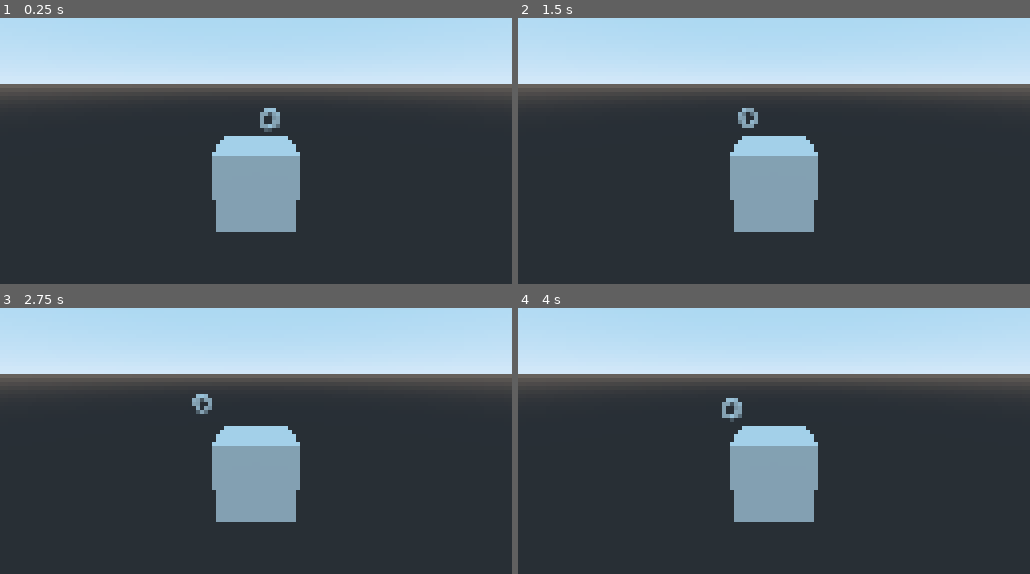
Above: before the commit, frames 1-4 (two rows, left to right).
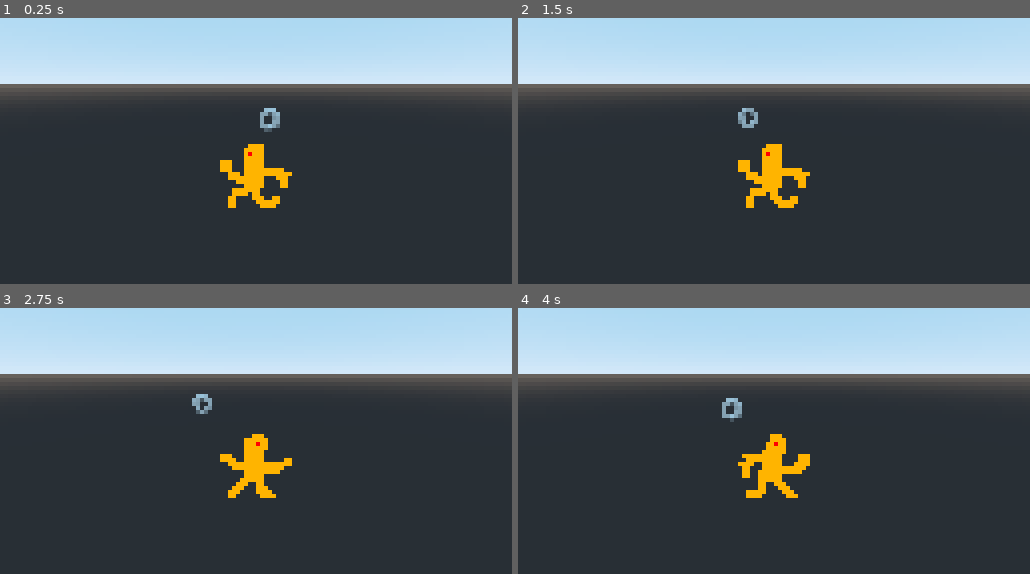
Above: after the commit, the same moments.

Repository: dedekm/loopy-loops
Game: Godot game, scene res://src/Level.tscn
Same seed, same stepped clock (60 frames per second), same inputs: the game is played once before the commit and once after it.
Inputs:
- Up to frame 1 (0.25 s): no input
- Up to frame 2 (1.5 s): tap Enter at 0.5 s; hold D (strafe_right) 0.53-1.28 s; hold S (move_backward) from 1.28 s (still down)
- Up to frame 3 (2.75 s): release S (move_backward) at 2.03 s; hold D (strafe_right) from 2.03 s (still down)
- Up to frame 4 (4 s): release D (strafe_right) at 2.78 s; hold W (move_forward) 2.78-3.53 s; hold Left (strafe_left) from 3.53 s (still down)

The runs differ from the first frame. In frame 1, 5.9% of the frame differs, in the area x 41-59%, y 44-81%; in frame 2, 5.9%; in frame 3, 5.9%; in frame 4, 5.9%.

Commit message:
add player animation [wip]

Diff:
--- a/src/Player.gd
+++ b/src/Player.gd
@@ -4,9 +4,14 @@
 
 var velocity = Vector3()
 
-func _physics_process(delta: float) -> void:
+func _physics_process(_delta: float) -> void:
   get_input()
   velocity = move_and_slide(velocity)
+
+  if velocity.x != 0 || velocity.z != 0:
+    $Sprite.play()
+  else:
+    $Sprite.stop()
 
 func get_input() -> void:
   velocity.x = 0
--- a/src/Player.tscn
+++ b/src/Player.tscn
@@ -1,22 +1,46 @@
-[gd_scene load_steps=4 format=2]
+[gd_scene load_steps=8 format=2]
 
 [ext_resource path="res://src/Player.gd" type="Script" id=1]
-
-[sub_resource type="CubeMesh" id=1]
+[ext_resource path="res://assets/player.png" type="Texture" id=2]
 
 [sub_resource type="BoxShape" id=2]
+
+[sub_resource type="AtlasTexture" id=3]
+flags = 3
+atlas = ExtResource( 2 )
+region = Rect2( 0, 0, 16, 16 )
+
+[sub_resource type="AtlasTexture" id=4]
+flags = 3
+atlas = ExtResource( 2 )
+region = Rect2( 16, 0, 16, 16 )
+
+[sub_resource type="AtlasTexture" id=5]
+flags = 3
+atlas = ExtResource( 2 )
+region = Rect2( 32, 0, 16, 16 )
+
+[sub_resource type="SpriteFrames" id=6]
+animations = [ {
+"frames": [ SubResource( 3 ), SubResource( 4 ), SubResource( 5 ) ],
+"loop": true,
+"name": "run",
+"speed": 4.0
+} ]
 
 [node name="Player" type="KinematicBody"]
 collision_layer = 2
 collision_mask = 4
 script = ExtResource( 1 )
 
-[node name="MeshInstance" type="MeshInstance" parent="."]
-mesh = SubResource( 1 )
-material/0 = null
-
 [node name="CollisionShape" type="CollisionShape" parent="."]
 shape = SubResource( 2 )
 
 [node name="Camera" type="Camera" parent="."]
 transform = Transform( 1, 0, 0, 0, 0.965926, 0.258819, 0, -0.258819, 0.965926, 0, 2.52247, 5.35253 )
+
+[node name="Sprite" type="AnimatedSprite3D" parent="."]
+transform = Transform( 12, 0, 0, 0, 12, 0, 0, 0, 12, 0, 0, 0 )
+frames = SubResource( 6 )
+animation = "run"
+frame = 2
Binary file added: assets/player.png
Not shown, added: assets/player.png.import
